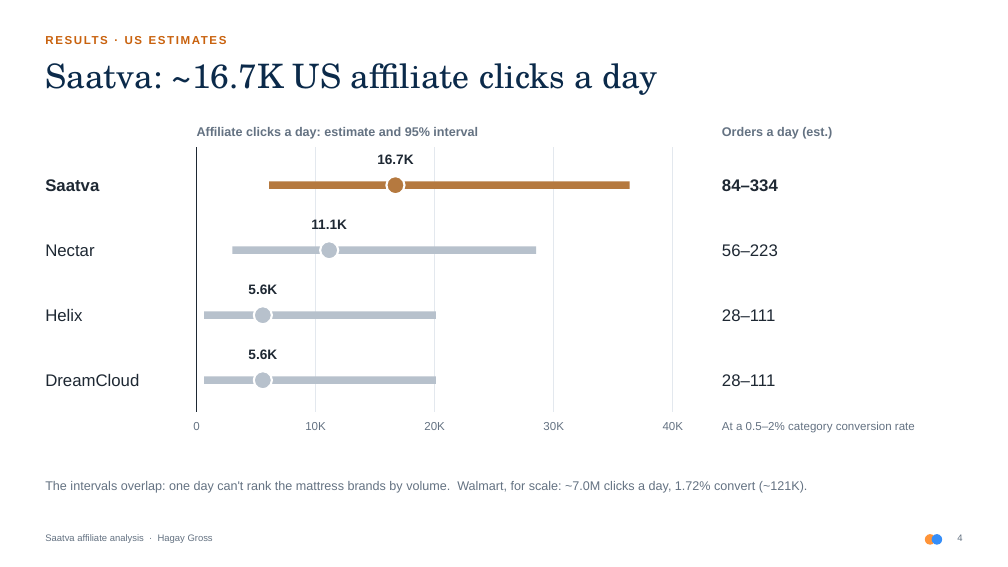
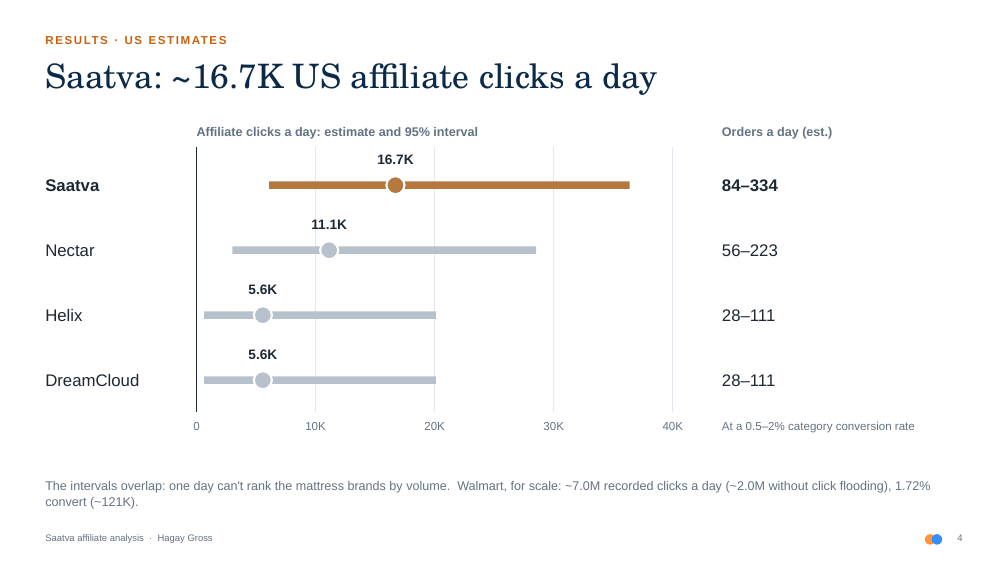
Before and after one commit to Hagaygro/partnerize-assignment, a slide deck: slide 4 of deck/saatva_affiliate_analysis.pptx. Drawn at 1008x567 pixels with LibreOffice and Linux fonts; fonts in the diff are those of the drawing. Boxes give left, top, right and bottom in pixels: in the first picture for what was removed or moved away, otherwise in the second. Text is boxed around its words. In the diff, an @@ line names an element or a change of style, - is before the commit and + after.

```diff
--- a/deck/saatva_affiliate_analysis.pptx
+++ b/deck/saatva_affiliate_analysis.pptx
@@ text at [45,481,931,509]: text changed @@
-The intervals overlap: one day can't rank the mattress brands by volume. Walmart, for scale: ~7.0M clicks a day, 1.72% convert (~121K).
+The intervals overlap: one day can't rank the mattress brands by volume. Walmart, for scale: ~7.0M recorded clicks a day (~2.0M without click flooding), 1.72% convert (~121K).
```
Also in this commit, not shown: 10 other slides changed, 1 slide added, 15 other files.
